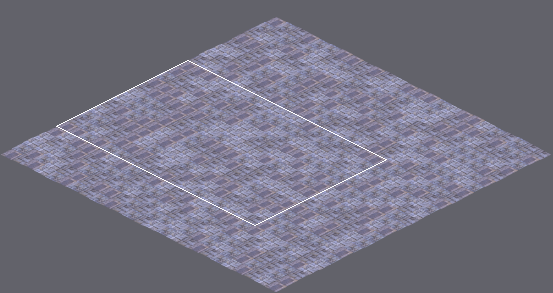
An edit to a level. Tiled map, resources/maps/map.tmx. The picture above shows the old version from afar; the outline marks the close-up.
Close-up. Before:
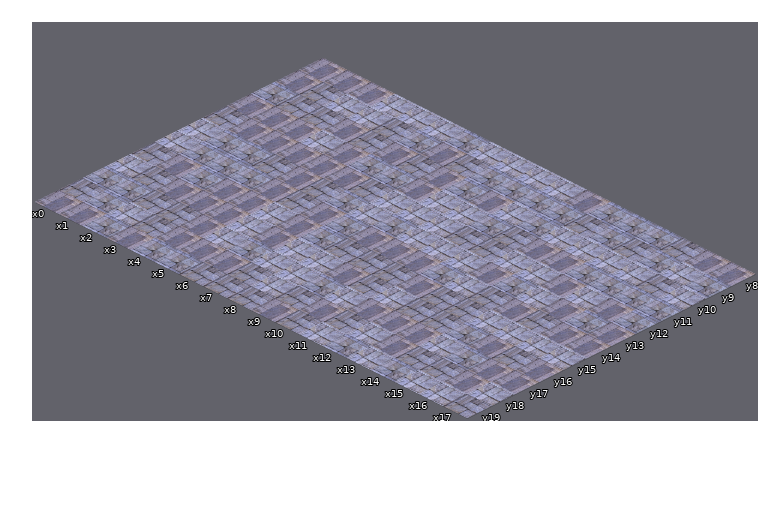
Cells are 128x64 px. Isometric: x runs down to the right, y down to the left. Shown: x 0..17, y 8..19. The commit also changed other parts of the map, which this record leaves out.
After the commit:
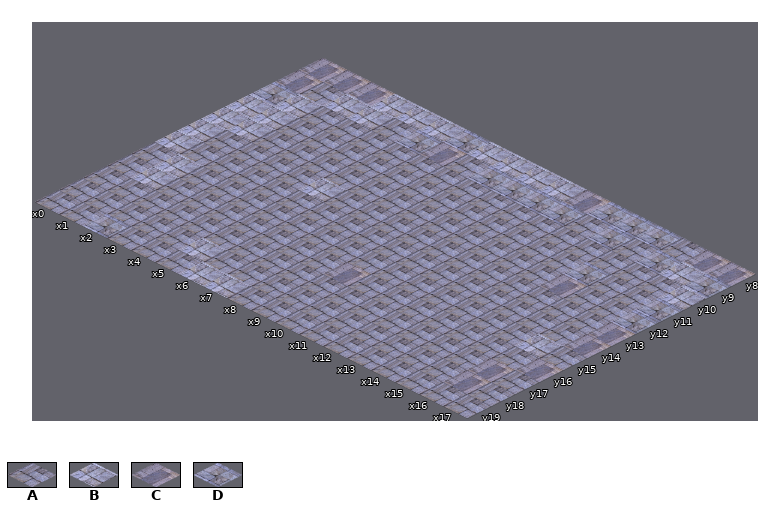
Key: from "proto_tileset": A 0, B 1, C 8, D 9.
_ is an empty cell.
Change:
Layer "Background":
Tile A replaces tile B in row 10 at x 10 and 12 to 15; in row 11 at x 3 and 8 to 9; in row 12 at x 7 to 9, 12 to 13 and 15; in row 13 at x 7, 9 to 11 and 14; in row 14 at x 12; in row 15 at x 5, 14 to 15 and 17.
Tile A replaces tile B in row 16 at x 0, 5, 7 to 8 and 11; in row 17 at x 5, 7 to 8, 10 and 14; in row 18 at x 2, 8, 12 and 17; in row 19 at x 11, 13 and 15 to 16.
Tile A replaces tile C in row 10 at x 3, 5, 7 and 9; in row 11 at x 2, 4, 7 and 12 to 13; in row 12 at x 2 to 5 and 16; in row 13 at x 4, 12 and 15; in row 14 at x 4, 6, 8 to 10, 14 and 16; in row 15 at x 3 to 4, 6 and 11.
Tile A replaces tile C in row 16 at x 2 to 4, 6 and 15; in row 17 at x 4, 11 to 13 and 17; in row 18 at x 4, 6, 10 and 13; in row 19 at x 0 to 1, 3 and 9.
Tile A replaces tile D in row 10 at x 8 and 11; in row 11 at x 5 to 6, 10 and 15 to 16; in row 13 at x 1 to 2, 6, 8, 13 and 16; in row 14 at x 1 to 3, 7 and 11; in row 15 at x 2 and 7; in row 16 at x 14.
Tile A replaces tile D in row 17 at x 0 to 1, 6, 9 and 15; in row 18 at x 1; in row 19 at x 4 to 5, 12 and 14.
Tile B replaces tile A in row 10 at x 1; in row 12 at x 0; in row 13 at x 5; in row 16 at x 1; in row 19 at x 6 to 7.
Tile B replaces tile C in row 11 at x 0 to 1; in row 12 at x 1; in row 15 at x 1; in row 18 at x 5.
Changed places in both close-ups, as pixel boxes (x1, y1, x2, y2):
changed: (35, 94, 659, 406)
